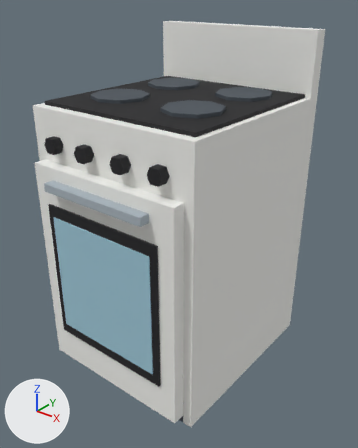
An edit to the glTF model site/models/GI_Stove_01.glb, drawn before and after from the same camera.
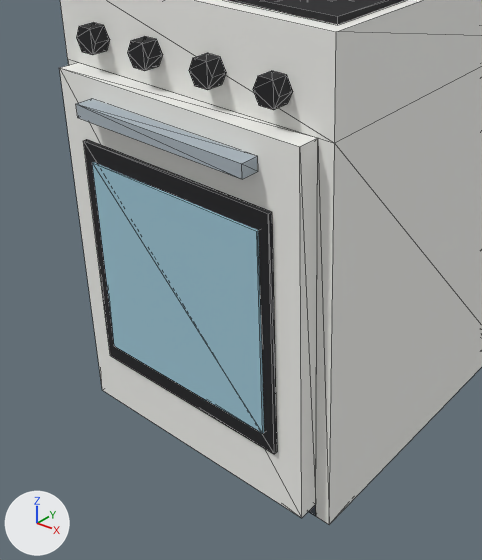
There are two pictures of each version: one whole from a 50 mm camera at (0.959, -1.206, 1.225) aimed at (0.028, -0.043, 0.503), one close up on the part from 0% to 78% of the width and 28% to 100% of the height. Every picture has the same lights, and +X, +Y and +Z are marked at lower left. The last two pictures show the newer version. The close-ups show mesh edges as thin lines. Where no turn or scale is listed for an object, it has been applied to the vertices. Vertices at exactly the same position are counted once.

The older version as bpy lines, for what is in view:
```python
me_door = bpy.data.meshes.new('Door')
me_door.from_pydata(...)  # 32 vertices, 48 faces; spans x -0.27..0.27, y -0.053..0.02, z 0.0..0.71
me_door.materials.append(mat_globalpalette)  # picture img_globalpalette
# before: 1 (-0.27, -0.02, 0.71) at pixel (59, 67), 3 (-0.27, 0.02, 0.71) at pixel (78, 62), 5 (0.27, -0.02, 0.71) at pixel (299, 146), 7 (0.27, 0.02, 0.71) at pixel (317, 137)
me_gi_stove_01 = bpy.data.meshes.new('GI_Stove_01')
me_gi_stove_01.from_pydata(...)  # 162 vertices, 288 faces; spans x -0.3..0.3, y -0.355..0.325, z 0.0..1.1
me_gi_stove_01.materials.append(mat_globalpalette)  # picture img_globalpalette
ob_door = bpy.data.objects.new('Door', me_door)
ob_door.location = (0.0, -0.345, 0.03)
ob_gi_stove_01 = bpy.data.objects.new('GI_Stove_01', me_gi_stove_01)
ob_gi_stove_01.location = (0.0, 0.0, 0.0)
```
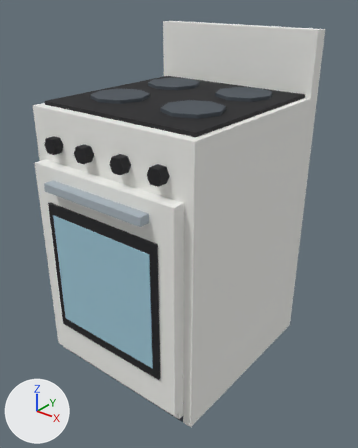
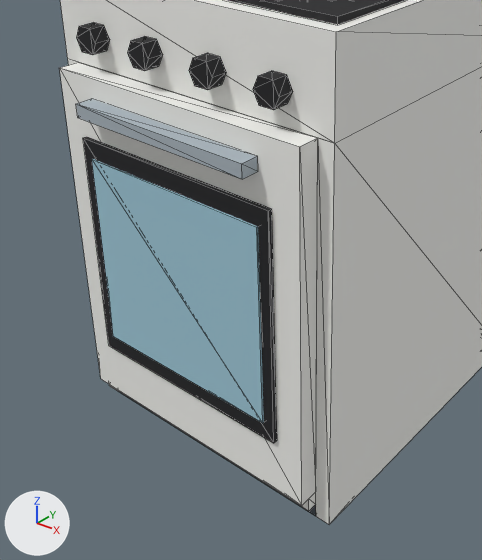
Scene script edits in JSON lines:
```json
{"block": "me_gi_stove_01", "where": "# used by ob_gi_stove_01; location = (0.0, 0.0, 0.0)"}
{"op": "remove", "block": "me_gi_stove_01", "code": "me_gi_stove_01.from_pydata(...)  # 162 vertices, 288 faces; spans x -0.3..0.3, y -0.355..0.325, z 0.0..1.1"}
{"op": "add", "block": "me_gi_stove_01", "code": "me_gi_stove_01.from_pydata(...)  # 170 vertices, 300 faces; spans x -0.3..0.3, y -0.355..0.325, z 0.0..1.1"}
{"block": "me_gi_stove_01", "change": "me_gi_stove_01 part 1"}
{"block": "me_gi_stove_01", "change": "7 faces are deleted"}
{"block": "me_gi_stove_01", "change": "8 vertices are added at x -0.27..0.27, y -0.345..-0.325, z 0.03..0.06"}
{"block": "me_gi_stove_01", "change": "19 new faces join them"}
{"block": "me_door", "where": "# used by ob_door; location = (0.0, -0.345, 0.03)"}
{"op": "remove", "block": "me_door", "code": "me_door.from_pydata(...)  # 32 vertices, 48 faces; spans x -0.27..0.27, y -0.053..0.02, z 0.0..0.71"}
{"op": "add", "block": "me_door", "code": "me_door.from_pydata(...)  # 32 vertices, 48 faces; spans x -0.27..0.27, y -0.053..0.02, z 0.0..0.68"}
{"block": "me_door", "change": "me_door part 2: the loose piece of 8 vertices spanning x -0.216..0.216, y -0.028..-0.02, z 0.121..0.589 is scaled about the mesh origin by (1, 1, 0.958)"}
{"block": "me_door", "change": "me_door part 3: the loose piece of 8 vertices spanning x -0.194..0.194, y -0.031..-0.021, z 0.156..0.554 is scaled about the mesh origin by (1, 1, 0.958)"}
{"block": "me_door", "change": "me_door part 4: the loose piece of 8 vertices spanning x -0.189..0.189, y -0.053..-0.018, z 0.648..0.673 is moved by (0.0, 0.0, -0.03)"}
{"block": "me_door", "change": "me_door part 5"}
{"op": "add", "block": "me_door", "code": "for i in [1, 3, 5, 7]: me_door.vertices[i].co += Vector((0.0, 0.0, -0.03))"}
{"op": "set", "path": "ob_door.location", "old": "(0.0, -0.345, 0.03)", "new": "(0.0, -0.345, 0.06)"}
```

Boxes [x1, y1, x2, y2] around the edits, measured in the close-ups (482 x 560 px; the box of a moved part takes in the faces that stretch with it):
```json
{"object": "Door", "change": "reshaped, moved", "before": [60, 62, 318, 518], "after": [60, 62, 318, 505]}
{"part": 1, "of": "me_gi_stove_01", "change": "cut back", "before": [308, 504, 316, 516], "after": [110, 385, 316, 516]}
{"part": 2, "of": "me_door", "change": "moved or reshaped", "before": [83, 139, 277, 454], "after": [83, 137, 277, 443]}
{"part": 3, "of": "me_door", "change": "moved or reshaped", "before": [92, 162, 264, 433], "after": [92, 159, 264, 423]}
{"part": 4, "of": "me_door", "change": "moved or reshaped", "before": [76, 98, 257, 179], "after": [76, 98, 257, 179]}
{"part": 5, "of": "me_door", "change": "moved or reshaped", "before": [60, 62, 318, 518], "after": [60, 62, 318, 505]}
```
